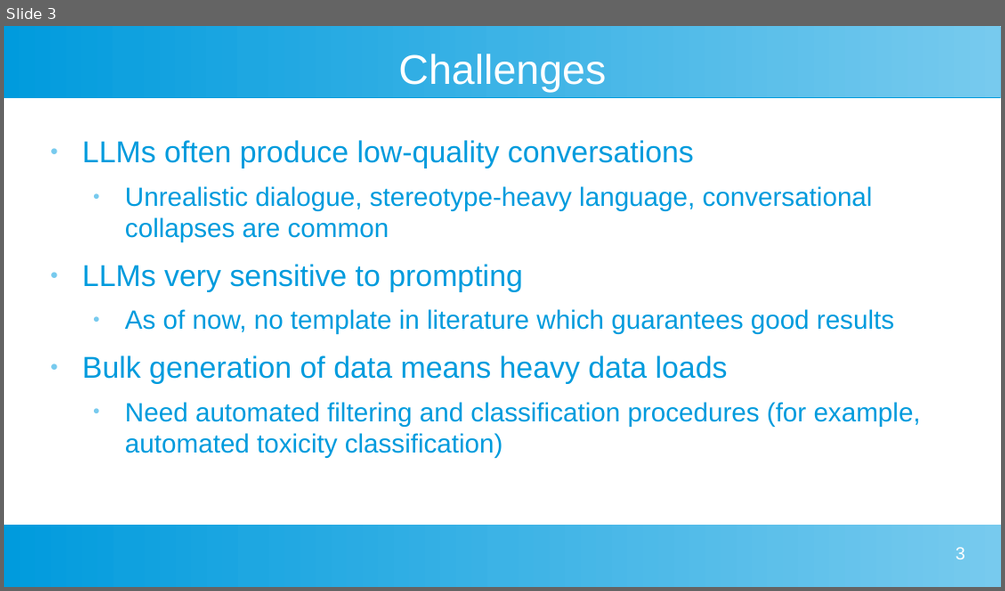
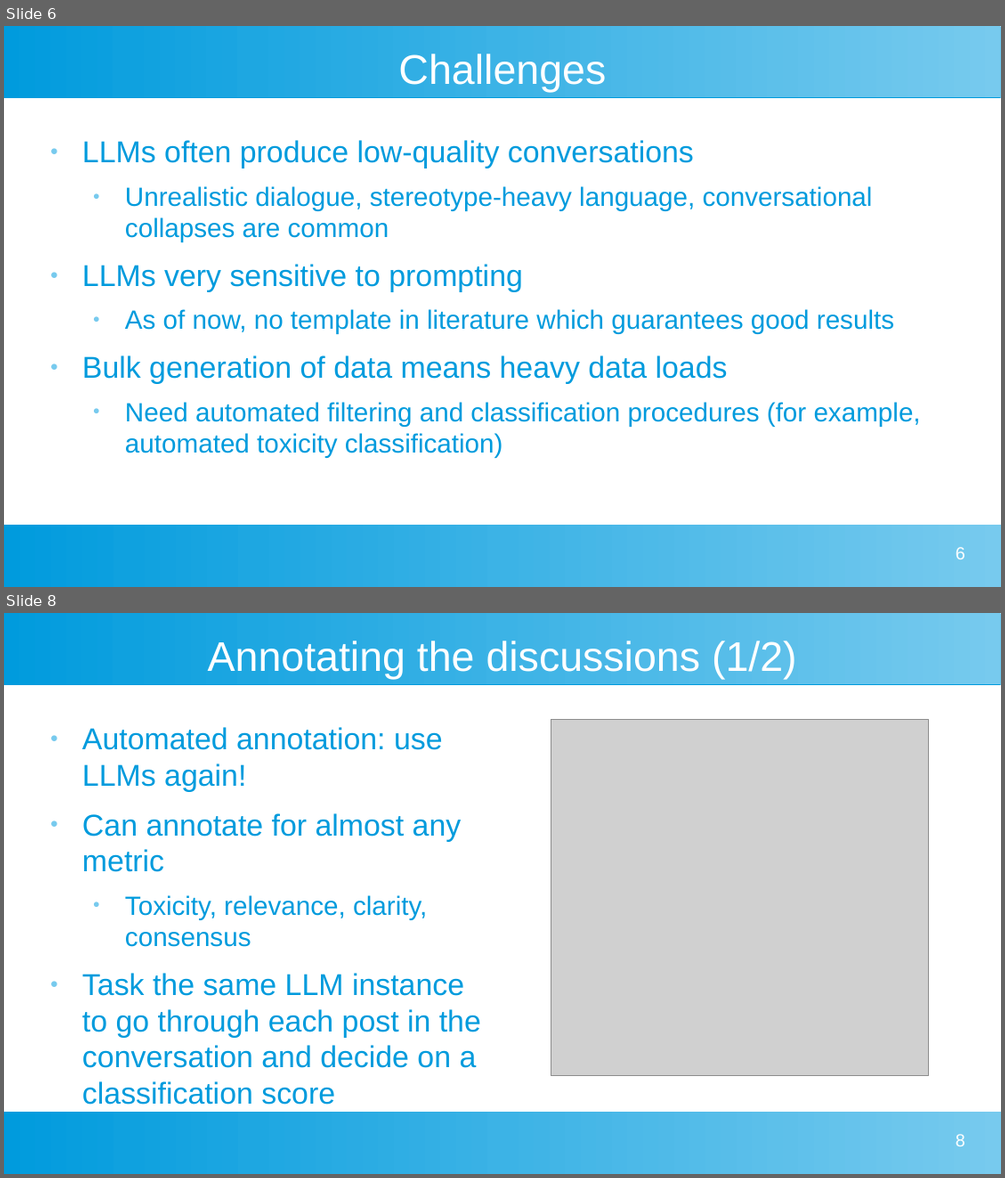
Before and after one commit to dimits-ts/llm_moderation_research, a slide deck: presentations/project_goals.odp. Shown one above the other, each under a label of ours: slide 3 before the commit, slides 6 and 8 after it; the slides between them are not shown. The pictures are 1005x591 and 1005x1178 pixels, drawn with LibreOffice and Linux fonts; fonts in the diff are those of the drawing; grey boxes stand for pictures. Boxes give left, top, right and bottom in pixels: in the first picture for what was removed or moved away, otherwise in the second. Text is boxed around its words. In the diff, an @@ line names an element or a change of style, - is before the commit and + after.

```diff
--- a/presentations/project_goals.odp
+++ b/presentations/project_goals.odp
@@ slide 8 added at bbox=[4, 613, 1001, 1174], background #FFFFFF; not listed: 2 template elements that a slide beside it also shows @@
@@ title added at bbox=[208, 641, 797, 679], 33 pt, text #FFFFFF @@
+Annotating the discussions (1/2)
@@ text added at bbox=[82, 727, 481, 1068], 24 pt, text #009BDD @@
+● Automated annotation: use LLMs again!
+● Can annotate for almost any metric
+  ● Toxicity, relevance, clarity, consensus
+● Task the same LLM instance to go through each post in the conversation and decide on a classification score
@@ picture added at bbox=[551, 720, 929, 1076] @@
@@ page number added at bbox=[955, 1134, 965, 1146], 14 pt, text #FFFFFF @@
+8
@@ what was slide 3 is now slide 6 @@
@@ page number at bbox=[955, 547, 965, 559]: text changed @@
-3
+6
```
Also in this commit, not shown: 1 slide changed, 6 other slides added, 3 other files.
